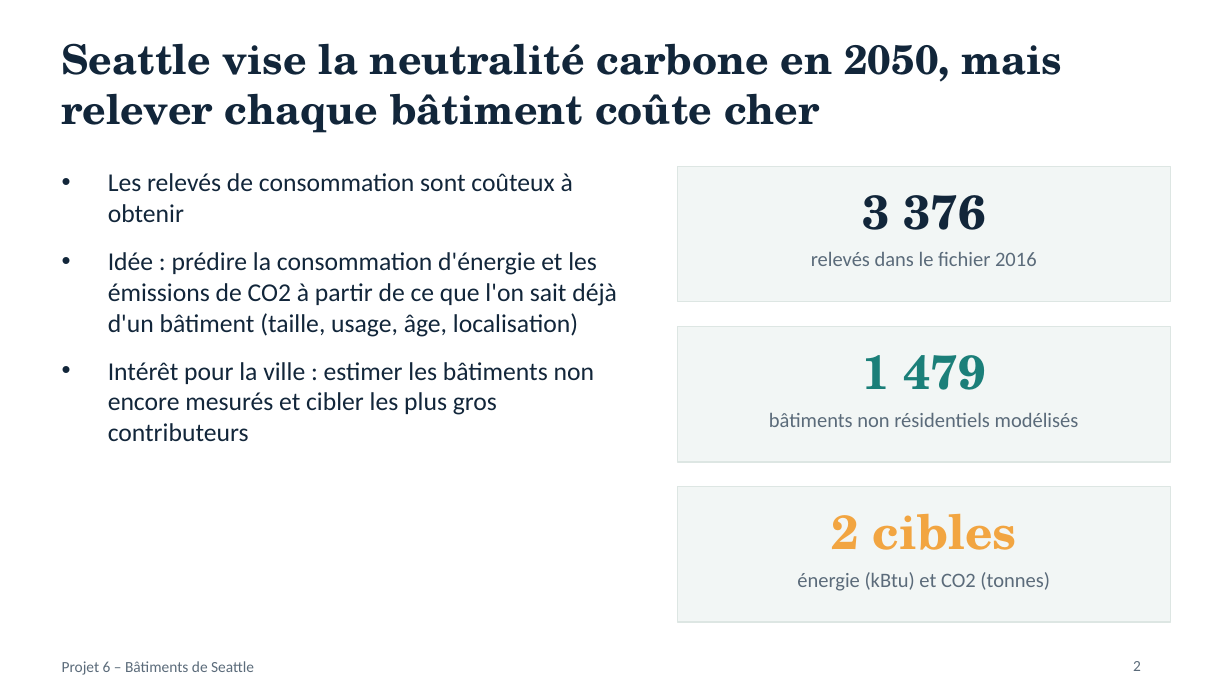
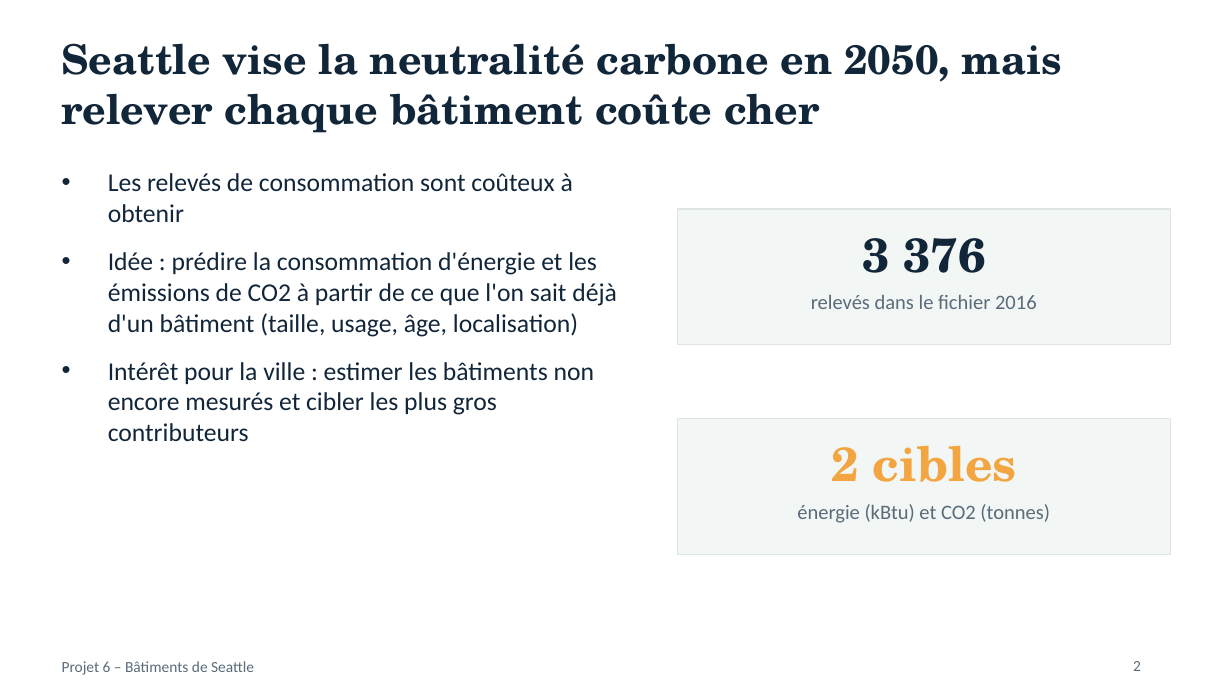
Before and after one commit to Bideau-b/projet6_Anticipez_les_besoins_en_consommation_de_b-timents, a slide deck: slide 2 of projet6_presentation_seattle_complete.pptx. Drawn at 1232x693 pixels with LibreOffice and Linux fonts; fonts in the diff are those of the drawing. Boxes give left, top, right and bottom in pixels: in the first picture for what was removed or moved away, otherwise in the second. Text is boxed around its words. In the diff, an @@ line names an element or a change of style, - is before the commit and + after.

```diff
--- a/projet6_presentation_seattle_complete.pptx
+++ b/projet6_presentation_seattle_complete.pptx
@@ 2 texts, 1 rectangle: place and size @@
-2 texts, 1 rectangle at <box>678,166,1170,302</box>
+2 texts, 1 rectangle at <box>678,209,1170,345</box>
@@ rectangle removed at <box>678,326,1170,462</box> @@
@@ text removed at <box>862,355,985,390</box> @@
-1 479
@@ rectangle: place and size @@
-rectangle at <box>678,487,1170,622</box>
+rectangle at <box>678,419,1170,554</box>
@@ text removed at <box>769,413,1079,427</box> @@
-bâtiments non résidentiels modélisés
@@ text "2 cibles": place and size @@
-text "2 cibles" at <box>832,513,1017,550</box>
+text "2 cibles" at <box>832,445,1017,482</box>
@@ text "énergie (kBtu) et CO2 (tonnes)": place and size @@
-text "énergie (kBtu) et CO2 (tonnes)" at <box>797,572,1050,591</box>
+text "énergie (kBtu) et CO2 (tonnes)" at <box>797,504,1050,523</box>
```
Also in this commit, not shown: 2 slides added.
